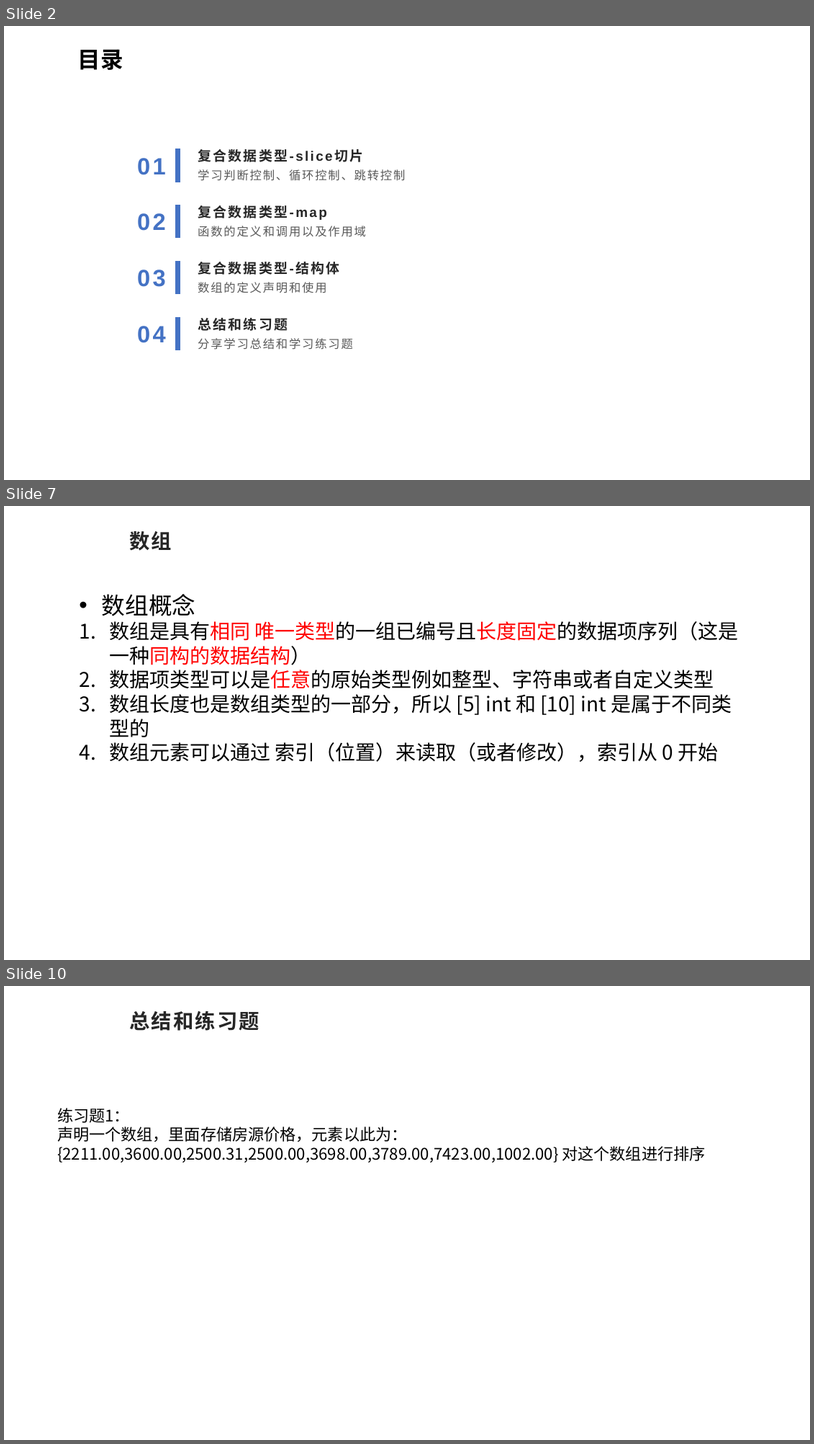
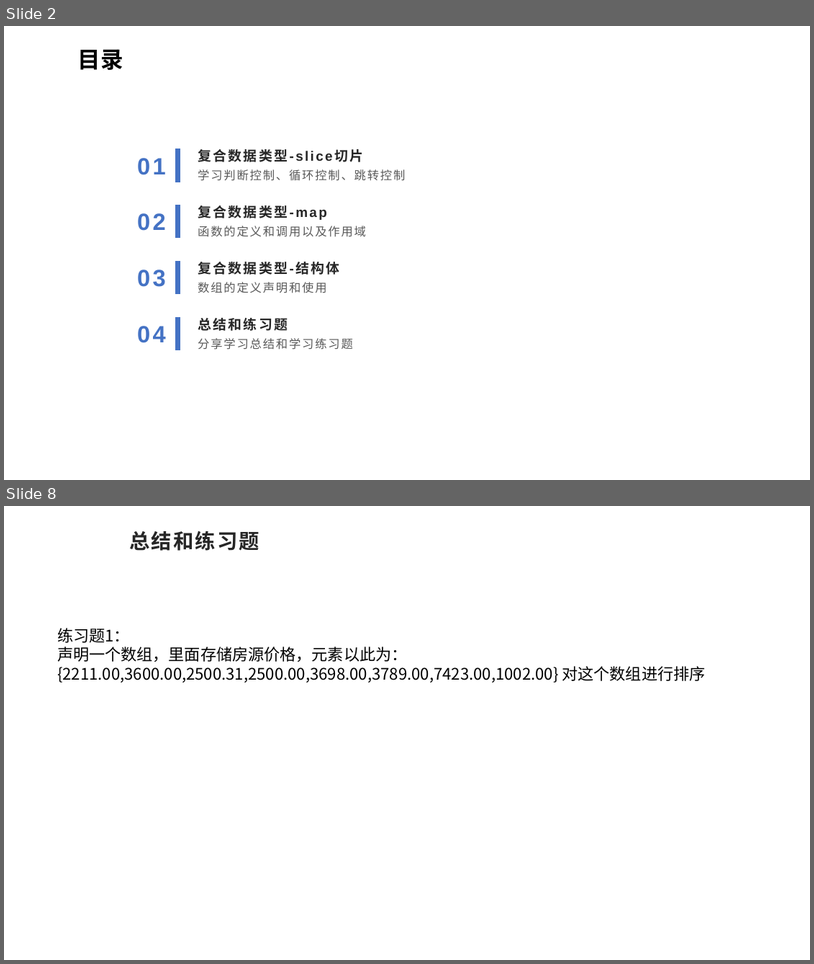
Before and after one commit to sqc157400661/better_study_for_golang, a slide deck: 04/go基础知识.pptx. Shown one above the other, each under a label of ours: slides 2, 7 and 10 before the commit, slides 2 and 8 after it; the slides between them are not shown. The pictures are 814x1444 and 814x964 pixels, drawn with LibreOffice and Linux fonts; fonts in the diff are those of the drawing; background and template pictures are left out. Boxes give left, top, right and bottom in pixels: in the first picture for what was removed or moved away, otherwise in the second. Text is boxed around its words. In the diff, an @@ line names an element or a change of style, - is before the commit and + after.

Commit message:
map知识和部分结构体相关知识

```diff
--- a/04/go基础知识.pptx
+++ b/04/go基础知识.pptx
@@ slide 7 removed at [4, 506, 810, 960], background picture (left out) @@
@@ title removed at [129, 531, 172, 551] @@
-数组
@@ text removed at [102, 594, 739, 762] @@
-• 数组概念
-1. 数组是具有相同 唯一类型的一组已编号且长度固定的数据项序列（这是一种同构的数据结构）
-2. 数据项类型可以是任意的原始类型例如整型、字符串或者自定义类型
-3. 数组长度也是数组类型的一部分，所以 [5] int 和 [10] int 是属于不同类型的
-4. 数组元素可以通过 索引（位置）来读取（或者修改），索引从 0 开始
@@ what was slide 10 is now slide 8 @@
```
Also in this commit, not shown: 1 slide changed, 4 slides added, 5 other slides removed, 7 other files.
